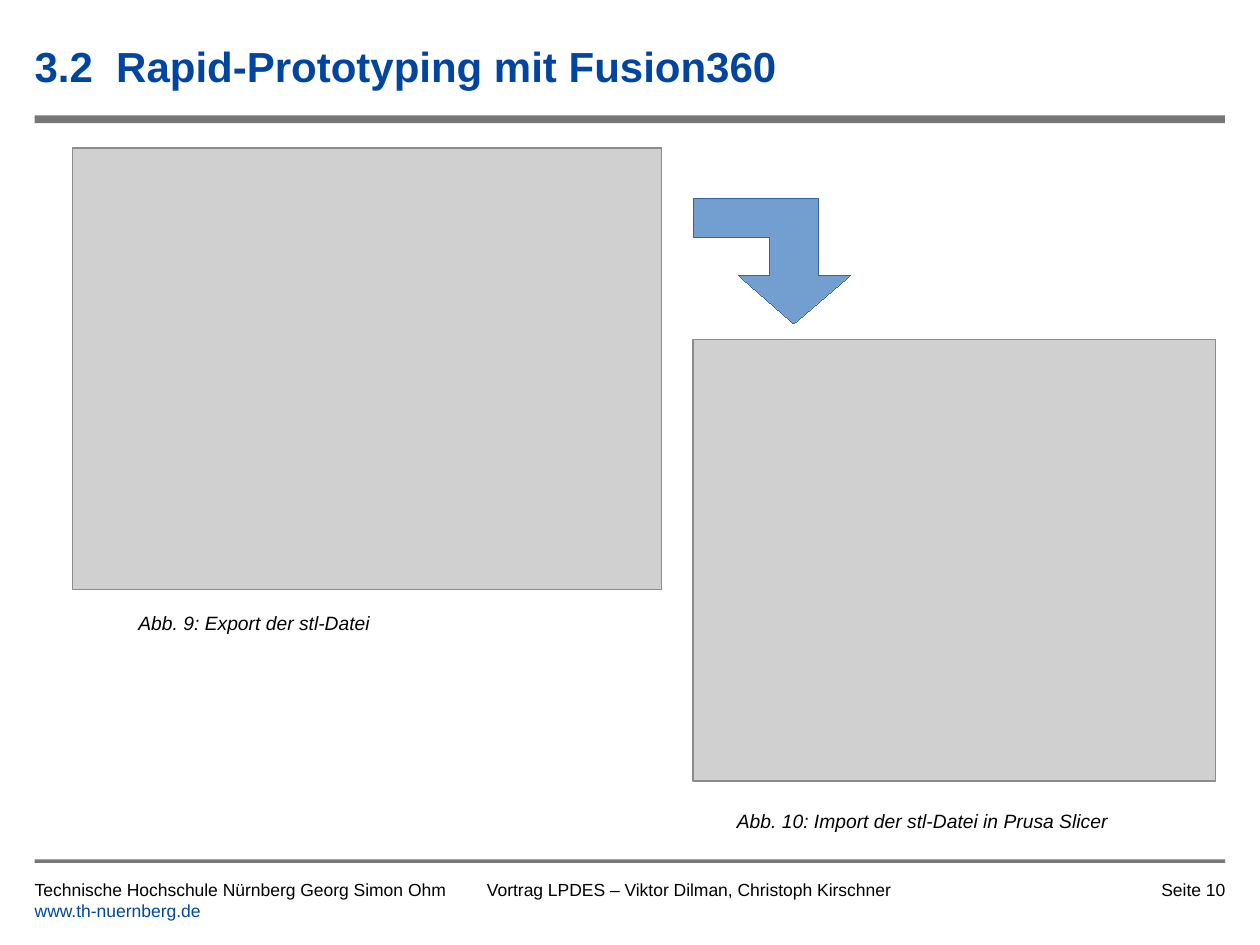
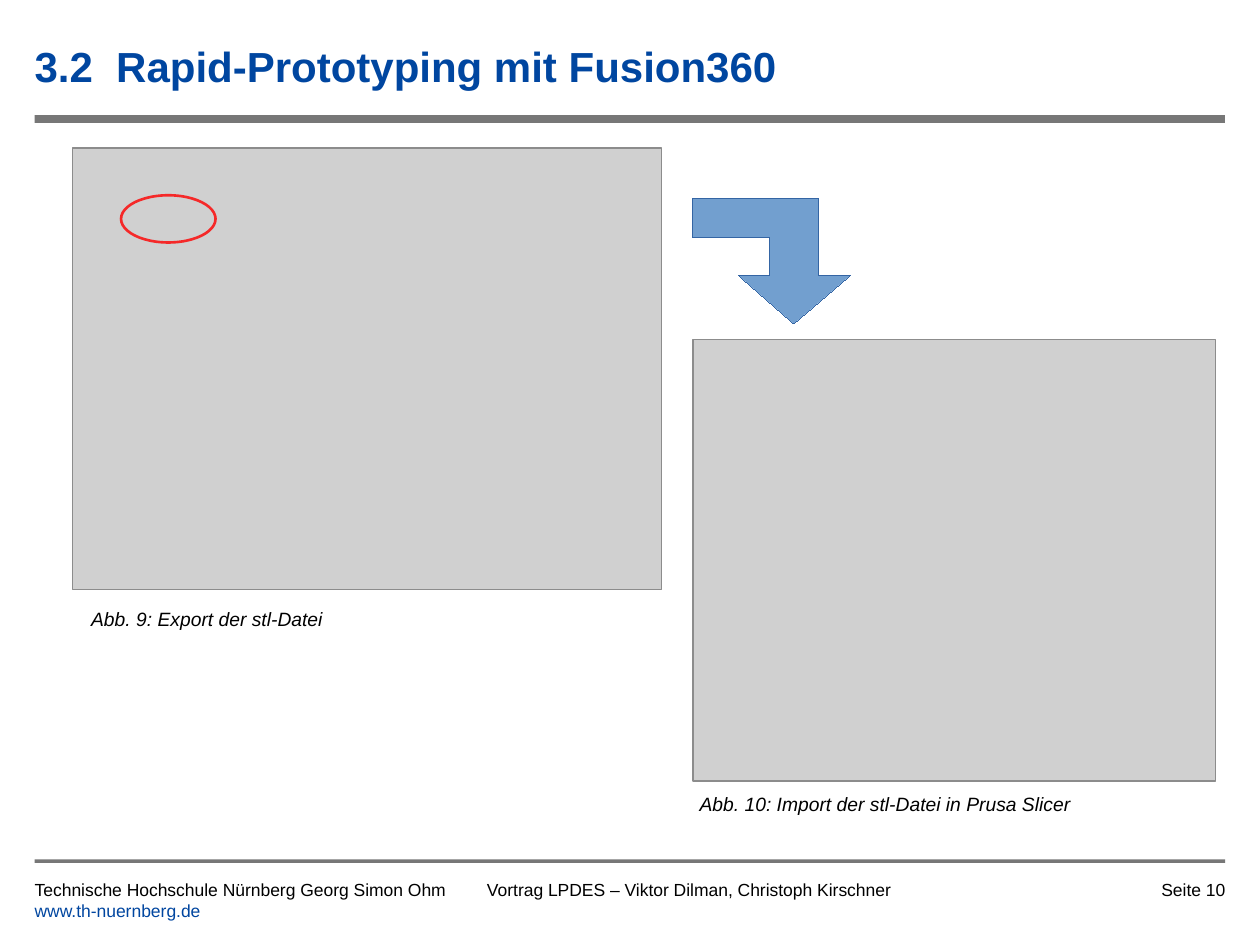
Before and after one commit to tsedlmeier/Synthesizer, a slide deck: slide 10 of Vortrag/Leiterplatte_als_Musikinstrument_Kirschner_Dilman.pptx. Drawn at 1260x945 pixels with LibreOffice and Linux fonts; fonts in the diff are those of the drawing; grey boxes stand for pictures; background and template pictures are left out. Boxes give left, top, right and bottom in pixels: in the first picture for what was removed or moved away, otherwise in the second. Text is boxed around its words. In the diff, an @@ line names an element or a change of style, - is before the commit and + after.

```diff
--- a/Vortrag/Leiterplatte_als_Musikinstrument_Kirschner_Dilman.pptx
+++ b/Vortrag/Leiterplatte_als_Musikinstrument_Kirschner_Dilman.pptx
@@ ellipse added at (121, 195, 215, 242), outline #FF0000 1.5 pt @@
@@ text "Abb. 9: Export der stl-Datei": place and size @@
-text "Abb. 9: Export der stl-Datei" at (138, 616, 370, 634)
+text "Abb. 9: Export der stl-Datei" at (91, 612, 323, 630)
@@ text "Abb. 10: Import der stl-Datei ...": place and size @@
-text "Abb. 10: Import der stl-Datei ..." at (737, 814, 1107, 832)
+text "Abb. 10: Import der stl-Datei ..." at (700, 797, 1070, 815)
```
Also in this commit, not shown: 6 other slides changed, 1 other file.
